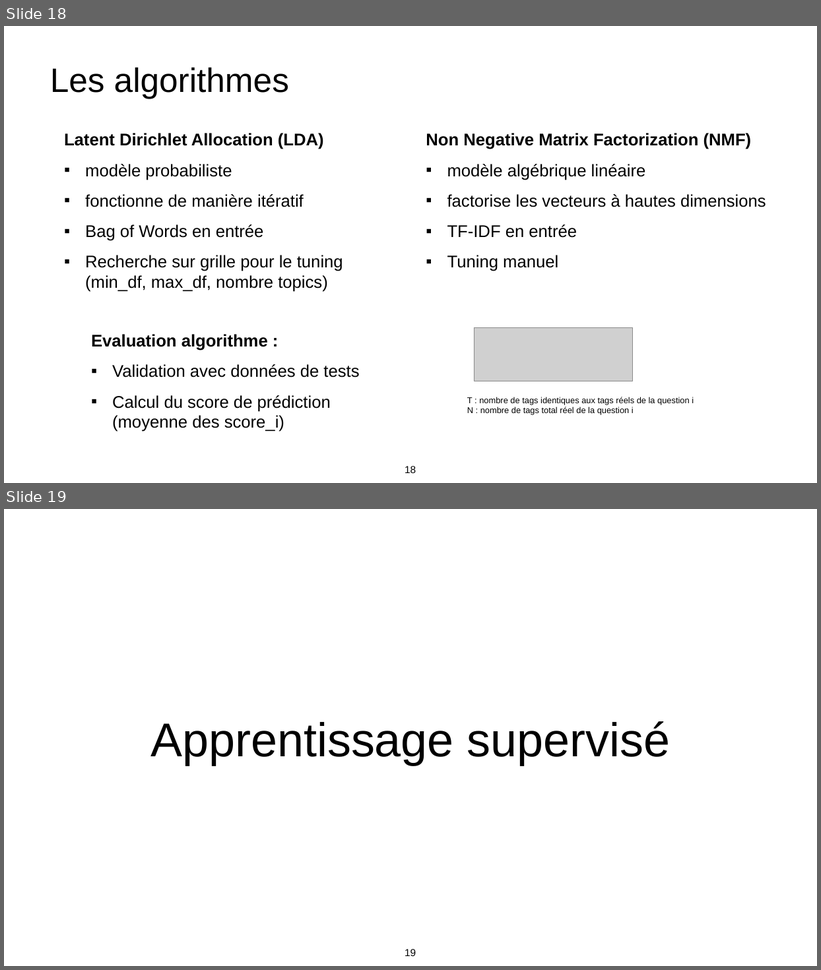
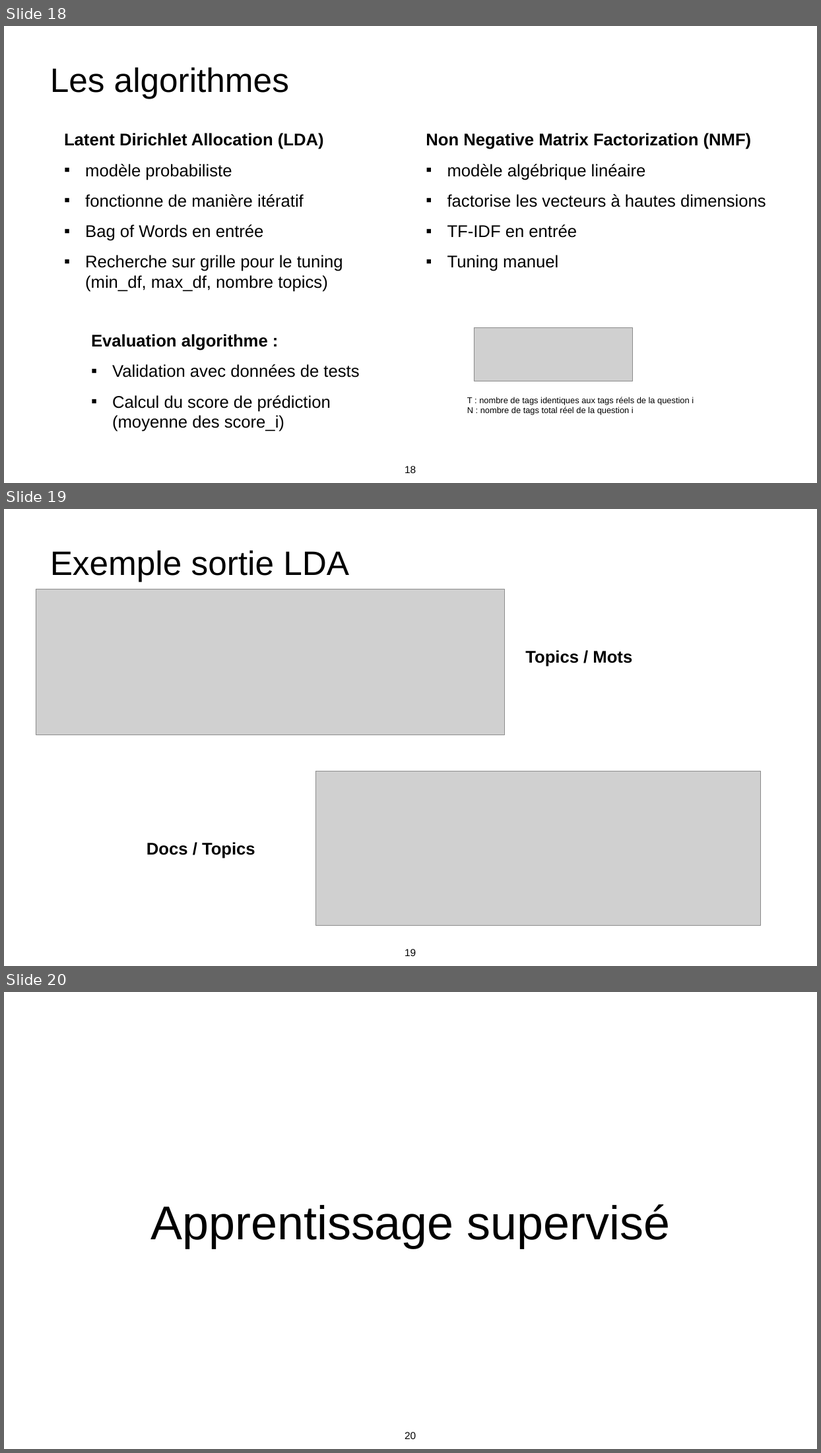
Before and after one commit to makboulhoussen/projet6, a slide deck: rapport/DS-Projet6-AzimM.pptx. Shown one above the other, each under a label of ours: slides 18 and 19 before the commit, slides 18, 19 and 20 after it. The pictures are 821x970 and 821x1453 pixels, drawn with LibreOffice and Linux fonts; fonts in the diff are those of the drawing; grey boxes stand for pictures. Boxes give left, top, right and bottom in pixels: in the first picture for what was removed or moved away, otherwise in the second. Text is boxed around its words. In the diff, an @@ line names an element or a change of style, - is before the commit and + after.

```diff
--- a/rapport/DS-Projet6-AzimM.pptx
+++ b/rapport/DS-Projet6-AzimM.pptx
@@ slide 19 added at (4, 509, 817, 966), background #FFFFFF @@
@@ title added at (50, 550, 349, 582), 80 pt, text #000000 @@
+Exemple sortie LDA
@@ picture added at (36, 589, 505, 735) @@
@@ text added at (525, 650, 632, 667), 40 pt, text #000000, bold @@
+Topics / Mots
@@ picture added at (316, 772, 761, 925) @@
@@ text added at (147, 842, 255, 859), 40 pt, text #000000, bold @@
+Docs / Topics
@@ page number added at (405, 949, 416, 956), 24 pt, text #000000 @@
+19
@@ what was slide 19 is now slide 20 @@
@@ page number at (405, 1432, 416, 1439): text changed @@
-19
+20
```
Also in this commit, not shown: 6 slides changed, 1 other file.
